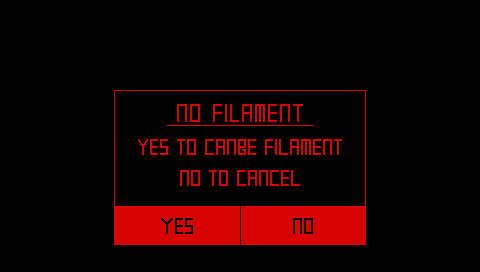
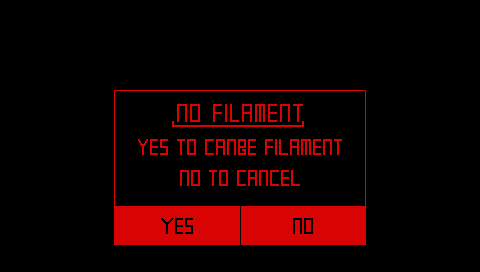
Layer changes from the first 480px x 272px image to the second:
painted on "79_E_no_filement2.bmp" over [167, 121, 313, 127]
